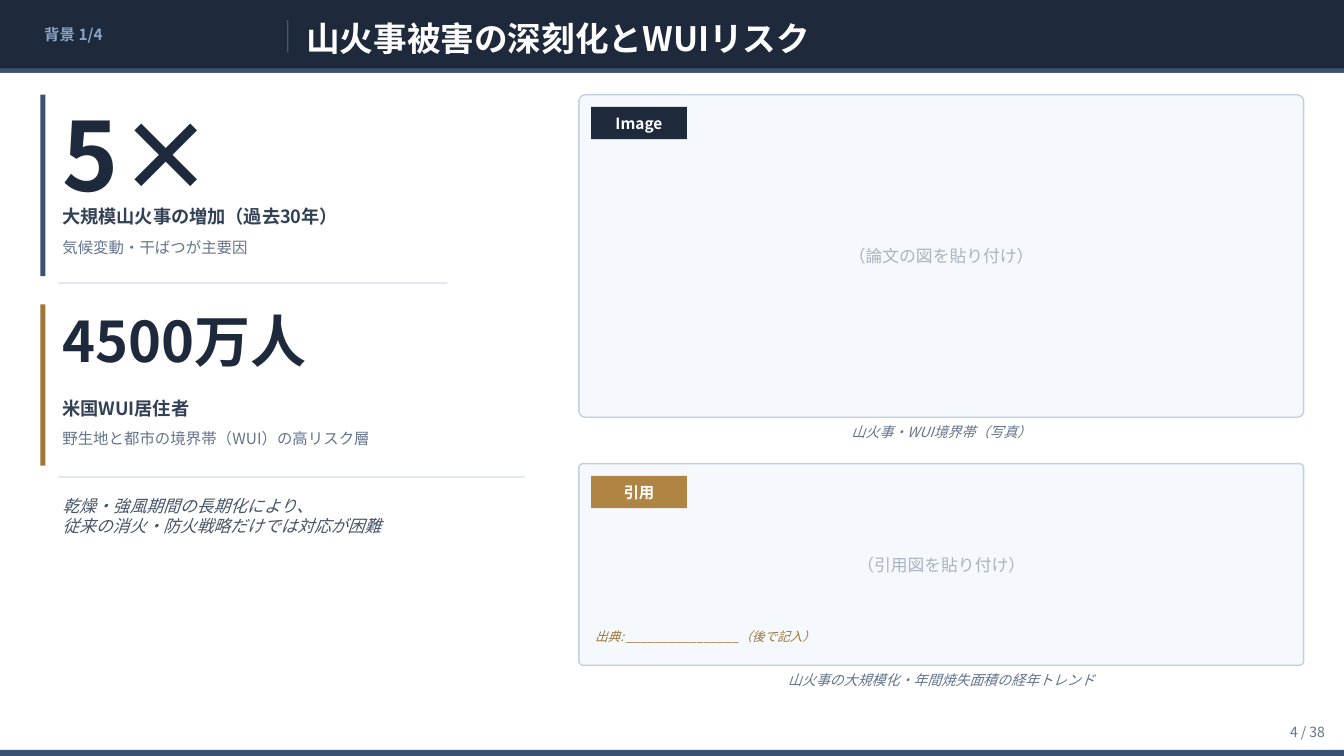
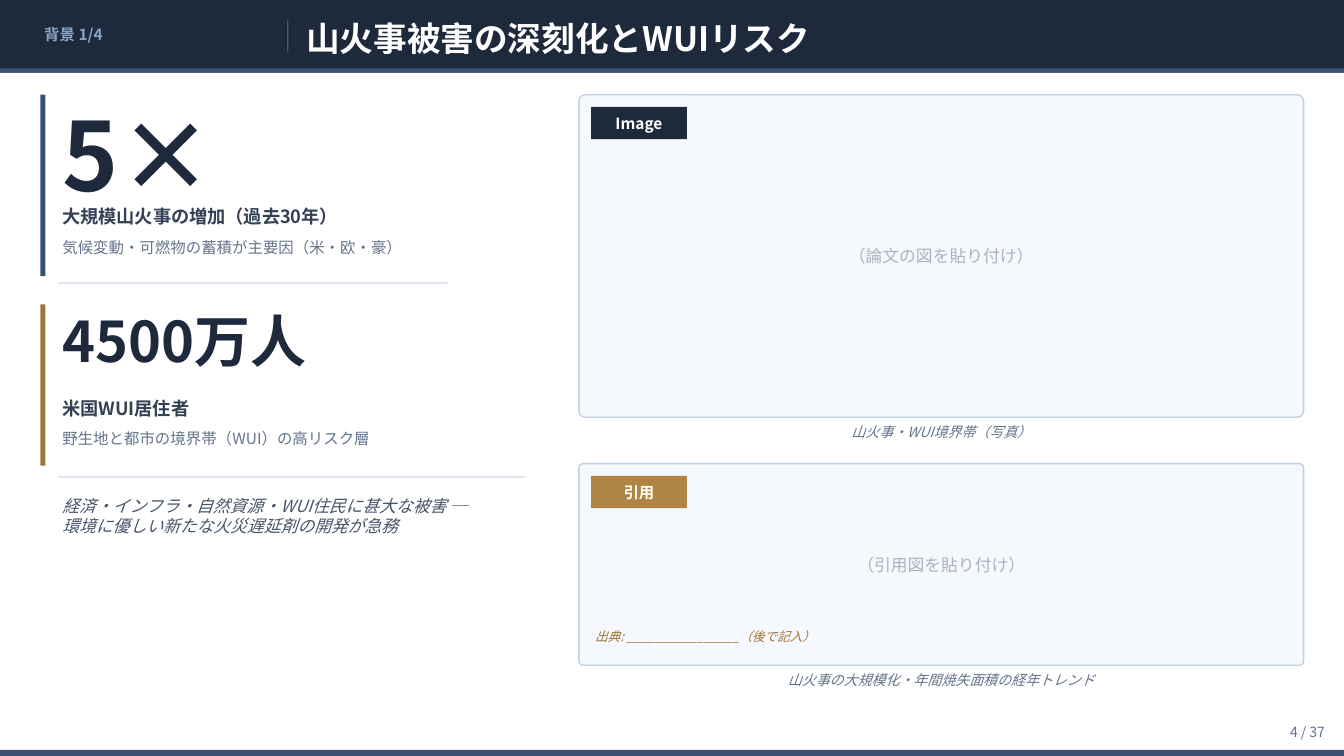
Before and after one commit to ytaisei0525-design/my-first-claude, a slide deck: slide 4 of slides.pptx. Drawn at 1344x756 pixels with LibreOffice and Linux fonts; fonts in the diff are those of the drawing. Boxes give left, top, right and bottom in pixels: in the first picture for what was removed or moved away, otherwise in the second. Text is boxed around its words. In the diff, an @@ line names an element or a change of style, - is before the commit and + after.

```diff
--- a/slides.pptx
+++ b/slides.pptx
@@ text at (62,240,401,255): text changed @@
-気候変動・干ばつが主要因
+気候変動・可燃物の蓄積が主要因（米・欧・豪）
@@ text at (62,498,446,534): text changed @@
-乾燥・強風期間の長期化により、
-従来の消火・防火戦略だけでは対応が困難
+経済・インフラ・自然資源・WUI住民に甚大な被害 ─
+環境に優しい新たな火災遅延剤の開発が急務
@@ text at (1290,726,1325,737): text changed @@
-4 / 38
+4 / 37
```
Also in this commit, not shown: 35 other slides changed, 1 slide added, 2 slides removed, 6 other files.
